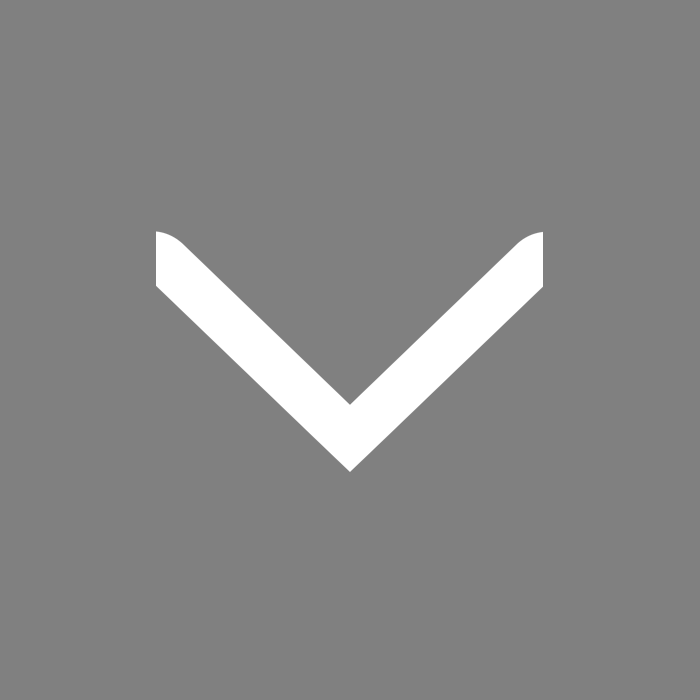
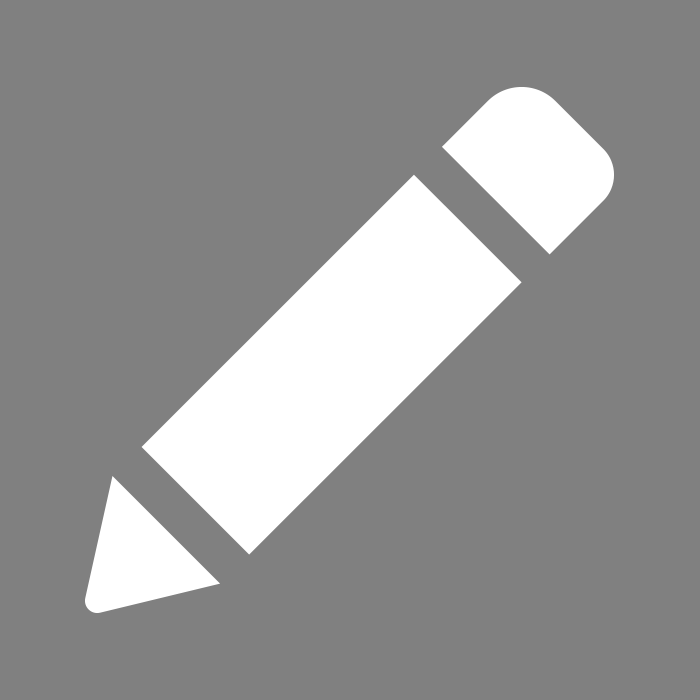
Before/after of a w=700, h=700 layered artwork. What changed in the layer stack:
added layer "edit icon" above "trash" over (85, 87, 614, 613)
hid "filter arrow" over (156, 231, 543, 472)
